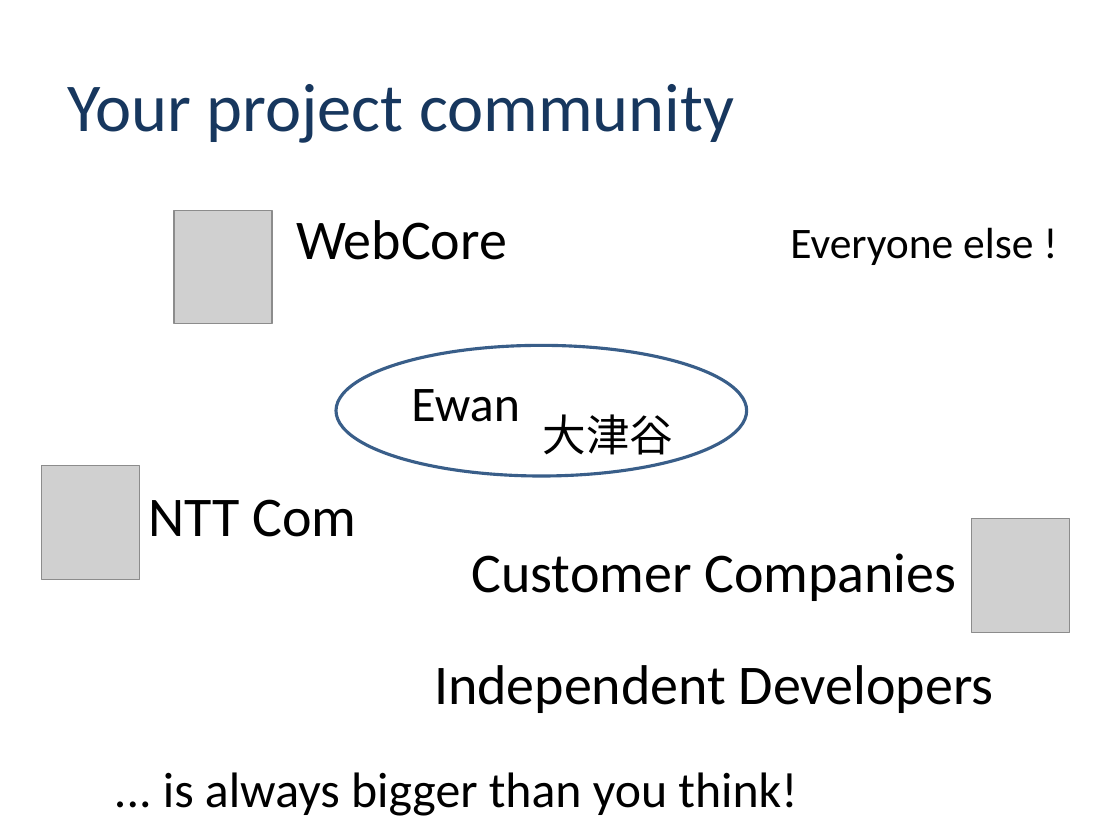
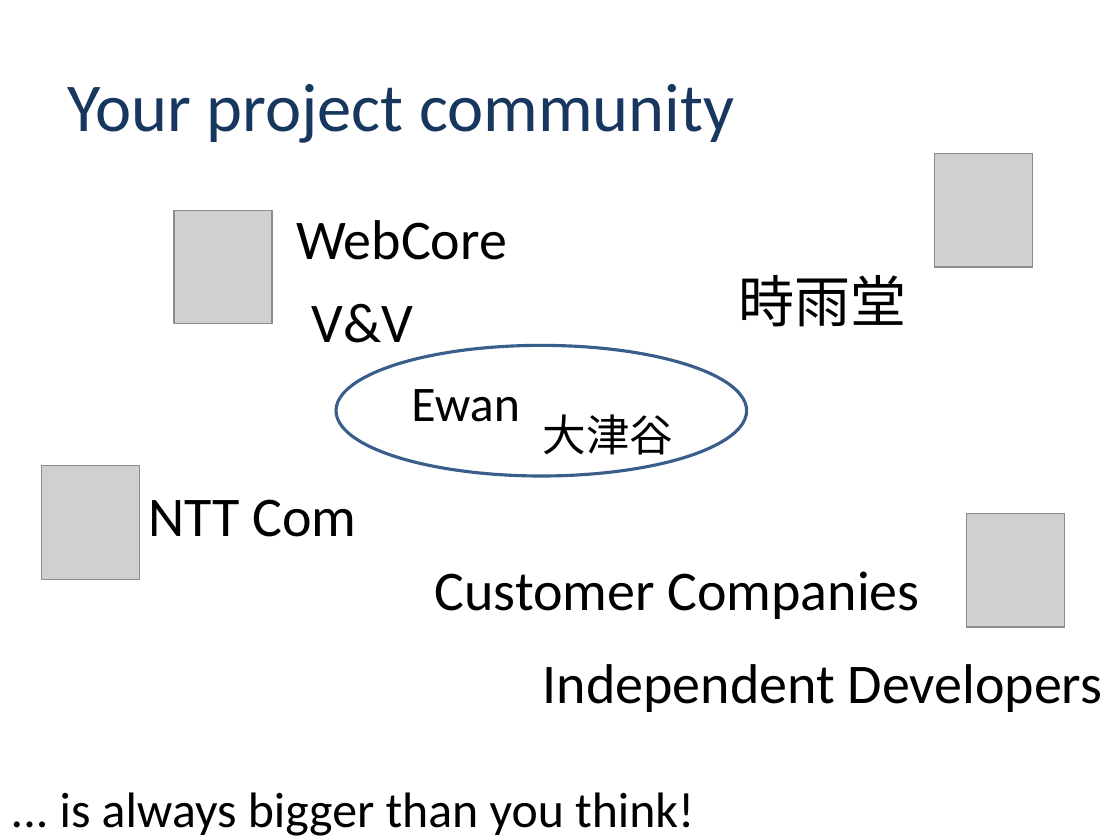
Before and after one commit to nttcom/skyway, a slide deck: slide 6 of skyway-renewal-inception-deck.pptx. Drawn at 1120x840 pixels with LibreOffice and Linux fonts; fonts in the diff are those of the drawing; grey boxes stand for pictures; background and template pictures are left out. Boxes give left, top, right and bottom in pixels: in the first picture for what was removed or moved away, otherwise in the second. Text is boxed around its words. In the diff, an @@ line names an element or a change of style, - is before the commit and + after.

```diff
--- a/skyway-renewal-inception-deck.pptx
+++ b/skyway-renewal-inception-deck.pptx
@@ picture added at <box>934,153,1033,267</box> @@
@@ text removed at <box>790,227,1033,265</box> @@
-Everyone else !
@@ text added at <box>739,275,907,327</box>, 36 pt, text #000000 @@
+時雨堂
@@ text added at <box>312,303,414,343</box>, 36 pt, text #000000 @@
+V&V
@@ picture: place and size @@
-picture at <box>971,519,1070,632</box>
+picture at <box>967,514,1065,627</box>
@@ text "Customer Companies": place and size @@
-text "Customer Companies" at <box>471,553,956,601</box>
+text "Customer Companies" at <box>435,571,919,619</box>
@@ text "Independent Developers": place and size @@
-text "Independent Developers" at <box>434,665,994,713</box>
+text "Independent Developers" at <box>543,664,1103,712</box>
@@ text "... is always bigger than ...": place and size @@
-text "... is always bigger than ..." at <box>163,772,797,816</box>
+text "... is always bigger than ..." at <box>60,792,694,836</box>
```
Also in this commit, not shown: 4 other slides changed.
